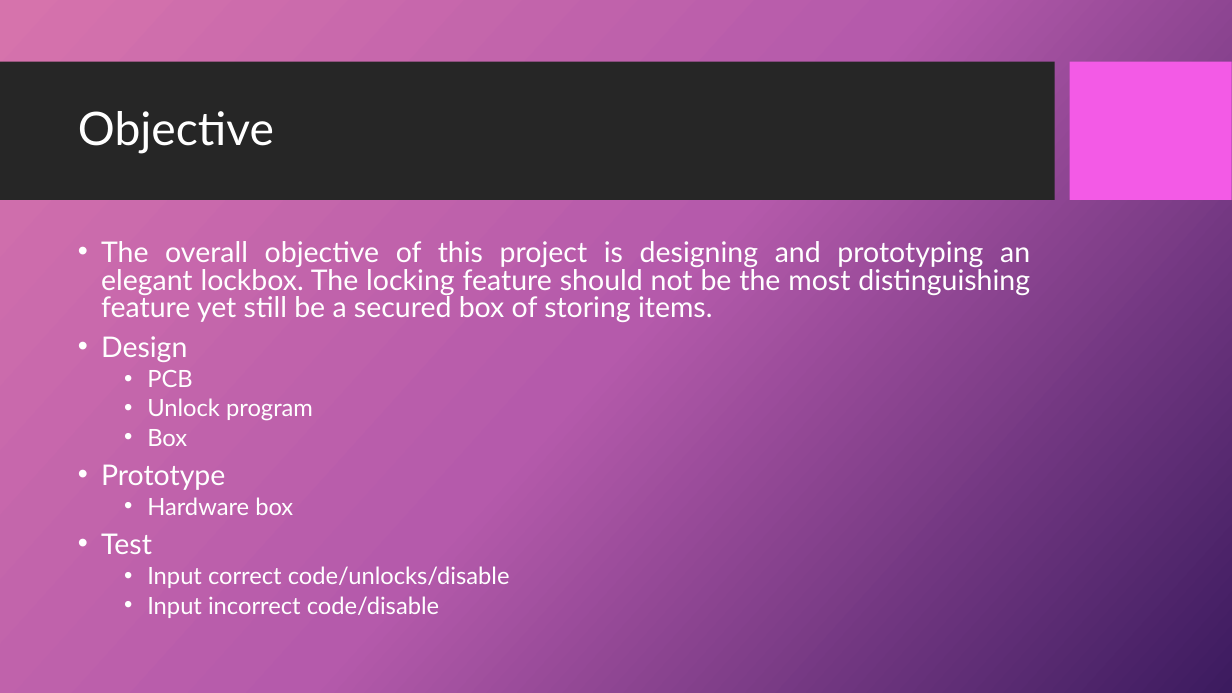
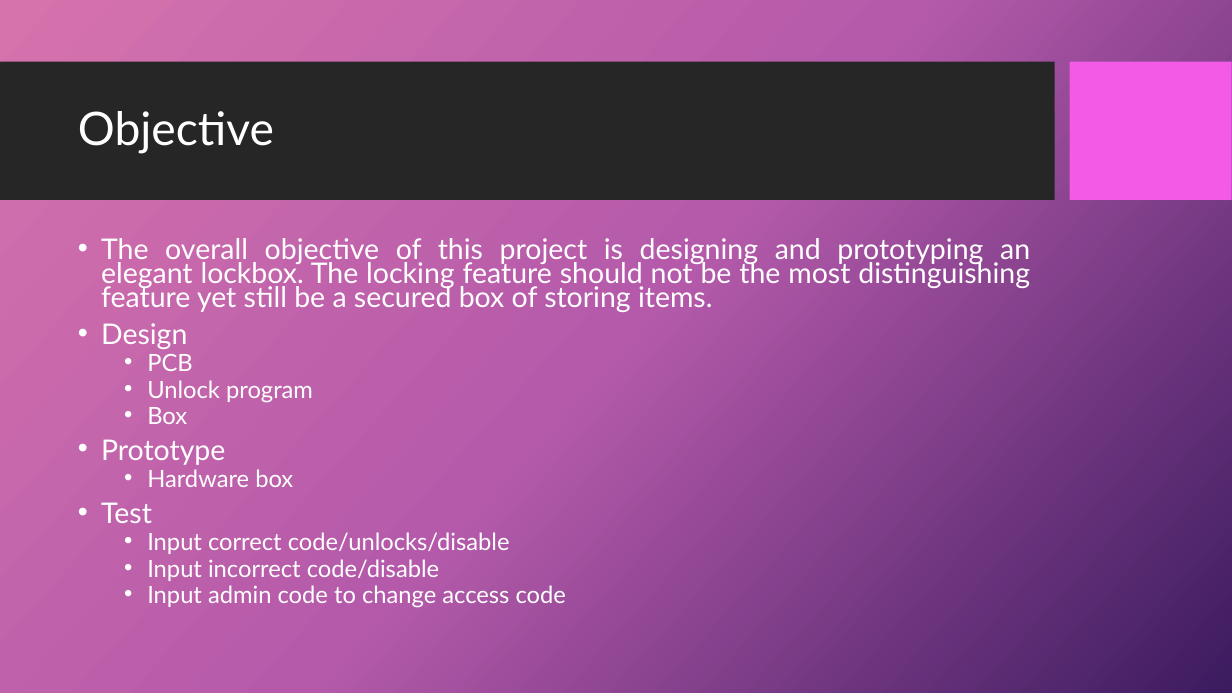
Before and after one commit to dandz12/ECE411-Practicum-Project, a slide deck: slide 3 of ECE411 - Final Presentation.pptx. Drawn at 1232x693 pixels with LibreOffice and Linux fonts; fonts in the diff are those of the drawing; background and template pictures are left out. Boxes give left, top, right and bottom in pixels: in the first picture for what was removed or moved away, otherwise in the second. Text is boxed around its words. In the diff, an @@ line names an element or a change of style, - is before the commit and + after.

```diff
--- a/ECE411 - Final Presentation.pptx
+++ b/ECE411 - Final Presentation.pptx
@@ text at (x1=101, y1=238, x2=1030, y2=581): line spacing 0.8 to 0.7 @@
@@ text at (x1=147, y1=585, x2=566, y2=608): paragraph added @@
+  • Input admin code to change access code
```
Also in this commit, not shown: 8 other slides changed.
